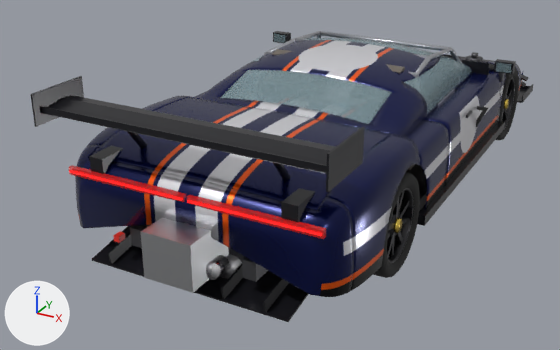
What one commit did to the glTF model godot/assets/midship.glb.
The view is the same before and after, from a 50 mm camera at (2.39, -5.55, 2.6) aimed at (-0.38, -0.52, 0.08). The axes (+X, +Y, +Z) are drawn at lower left. The lights are the same throughout. The first picture is the older version. Where no turn or scale is listed for an object, it has been applied to the vertices. Vertices at exactly the same position are counted once.

Objects in the first picture: 'Body_Rear', 'Body_Sides', 'Bumper_R', 'Diffuser', 'Door_FR', 'Exhaust', 'Gearbox', 'RearWing', 'Rear_Glass', 'Roof_Pillars', 'Taillight_R', 'Trunk', 'Window_FR' and 26 more.
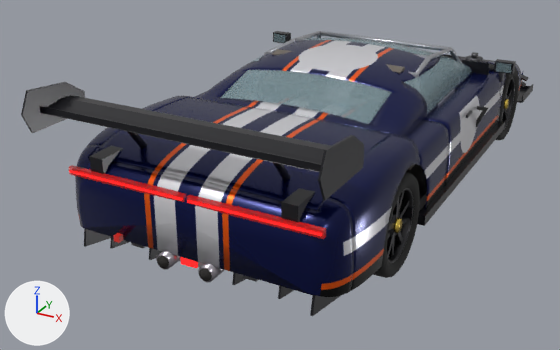
Pixel boxes [x1, y1, x2, y2] of what changed, in the pictures (560 x 350 px; the box of a moved part takes in the faces that stretch with it):
'RearWing', reshaped: before [31, 76, 364, 192]; after [21, 82, 364, 200]
'Diffuser', reshaped: before [92, 226, 308, 322]; after [84, 229, 341, 316]
'Gearbox', reshaped (mostly hidden afterwards): before [141, 218, 229, 293]; after [179, 258, 204, 267]
'Exhaust', reshaped: before [206, 255, 242, 280]; after [156, 251, 224, 282]
part 1 of me_bumper_r, moved or reshaped (not visible before): after [84, 223, 310, 295]
part 2 of me_diffuser, added: after [180, 257, 198, 268]
part 3 of me_diffuser, rebuilt (not visible afterwards): before [92, 226, 308, 322]
part 4 of me_diffuser, deleted: before [107, 233, 132, 264]
part 5 of me_diffuser, deleted: before [263, 278, 289, 313]
part 6 of me_diffuser, built on: before [221, 264, 243, 299]; after [84, 229, 341, 316]
part 7 of me_rearwing, rebuilt (21% wider): before [326, 127, 364, 192]; after [318, 135, 364, 200]
part 8 of me_rearwing, rebuilt (20% wider): before [31, 76, 84, 127]; after [21, 82, 85, 133]
part 9 of me_exhaust, added: after [157, 255, 169, 268]
part 10 of me_exhaust, added: after [199, 268, 212, 281]
part 11 of me_exhaust, moved or reshaped (mostly hidden afterwards): before [206, 255, 242, 279]; after [156, 251, 213, 282]
part 12 of me_exhaust, recoloured: before [207, 255, 229, 280]; after [158, 252, 224, 282]

The change, as a list of edits to the scene's bpy script:
```text
Add mat_titanium:
    mat_titanium = principled_material('titanium')
    mat_titanium.base_color = (0.46, 0.43, 0.48)  # grey #b5afb8
    mat_titanium.metallic = 1.0
    mat_titanium.roughness = 0.28
Change me_bumper_r:
    where me_bumper_r.from_pydata(...)  # 1010 vertices, 2016 faces; spans x -0.96..0.96, y -2.33..-2.12, z 0.27..0.81
    verts and faces of me_bumper_r; kept vertices keep their numbers, new ones are numbered from 1010
    me_bumper_r part 1
    add delete_faces([(426, 854, 427), (427, 854, 855), (364, 427, 855), (364, 855, 792)])
    add faces += [(364, 427, 426), (792, 854, 855), (364, 426, 854), (364, 854, 792)]
Change me_diffuser:
    remove me_diffuser.from_pydata(...)  # 48 vertices, 72 faces; spans x -0.7..0.7, y -2.4..-1.84, z 0.142..0.338
    add me_diffuser.from_pydata(...)  # 72 vertices, 108 faces; spans x -0.82..0.82, y -2.328..-1.433, z 0.007..0.353
    me_diffuser part 2: a new loose piece, a box spanning x -0.055..0.055, y -2.328..-2.308, z 0.27..0.32, in mat_ledred (red #ff0000, glowing red #ff2727)
    me_diffuser part 3: the loose piece of 8 vertices spanning x -0.7..0.7, y -2.392..-1.848, z 0.145..0.255 is rebuilt with 8 vertices and now spans x -0.82..0.82, y -2.311..-1.449, z 0.144..0.336
    me_diffuser part 4: the loose piece of 8 vertices spanning x -0.556..-0.544, y -2.4..-1.84, z 0.142..0.338 is deleted
    me_diffuser part 5: the loose piece of 8 vertices spanning x 0.544..0.556, y -2.4..-1.84, z 0.142..0.338 is deleted
    me_diffuser part 6: 16 vertices removed from x -0.281..0.281, y -2.4..-1.84, z 0.142..0.338; 48 vertices added at x -0.818..0.818, y -2.327..-1.433, z 0.007..0.353
    other edits to the shape of me_diffuser do not show in these pictures
    add me_diffuser.materials.append(mat_ledred)  # red #ff0000, glowing red #ff2727
Change me_rearwing:
    remove me_rearwing.from_pydata(...)  # 82 vertices, 140 faces; spans x -0.96..0.96, y -2.47..-2.0, z 0.79..1.22
    add me_rearwing.from_pydata(...)  # 94 vertices, 164 faces; spans x -0.96..0.96, y -2.56..-2.0, z 0.79..1.25
    me_rearwing part 7: the loose piece of 8 vertices spanning x 0.94..0.96, y -2.47..-2.05, z 1.02..1.22 is rebuilt with 14 vertices and now spans x 0.94..0.96, y -2.56..-2.04, z 0.99..1.25
    me_rearwing part 8: the loose piece of 8 vertices spanning x -0.96..-0.94, y -2.47..-2.05, z 1.02..1.22 is rebuilt with 14 vertices and now spans x -0.96..-0.94, y -2.56..-2.04, z 0.99..1.25
Change me_exhaust:
    remove me_exhaust.from_pydata(...)  # 248 vertices, 472 faces; spans x -0.28..0.28, y -2.39..1.01, z 0.15..0.37
    add me_exhaust.from_pydata(...)  # 344 vertices, 656 faces; spans x -0.33..0.33, y -2.38..1.01, z 0.15..0.44
    me_exhaust part 9: a new loose piece, a 20-sided cylinder along y spanning x -0.191..-0.109, y -2.377..-2.365, z 0.239..0.321, in mat_soot (dark grey #302f2d)
    me_exhaust part 10: a new loose piece, a 20-sided cylinder along y spanning x 0.109..0.191, y -2.377..-2.365, z 0.239..0.321, in mat_soot (dark grey #302f2d)
    me_exhaust part 11: 179 vertices moved from x -0.28..0.28, y -2.39..-1.68, z 0.16..0.37 to x -0.33..0.33, y -2.37..-1.42, z 0.23..0.44; 7 vertices removed from x -0.22..0.25, y -2.39..-2.27, z 0.32..0.37; 23 vertices added at x -0.2..0.15, y -2.37..-2.17, z 0.23..0.33
    me_exhaust part 12: 77 faces spanning x -0.2..0.2, y -2.37..-2.17, z 0.23..0.33 switch from mat_chrome (white #ededf1) to mat_titanium (grey #b5afb8)
    add me_exhaust.materials.append(mat_soot)  # dark grey #302f2d
Change me_gearbox:
    remove me_gearbox.from_pydata(...)  # 16 vertices, 24 faces; spans x -0.2..0.2, y -2.53..-1.77, z 0.25..0.59
    add me_gearbox.from_pydata(...)  # 16 vertices, 24 faces; spans x -0.2..0.2, y -2.28..-1.58, z 0.25..0.59
    me_gearbox part 13: the loose piece of 8 vertices spanning x -0.17..0.17, y -2.53..-1.91, z 0.25..0.55 is moved by (0.0, 0.25, 0.0)
    other edits to the shape of me_gearbox do not show in these pictures
```
